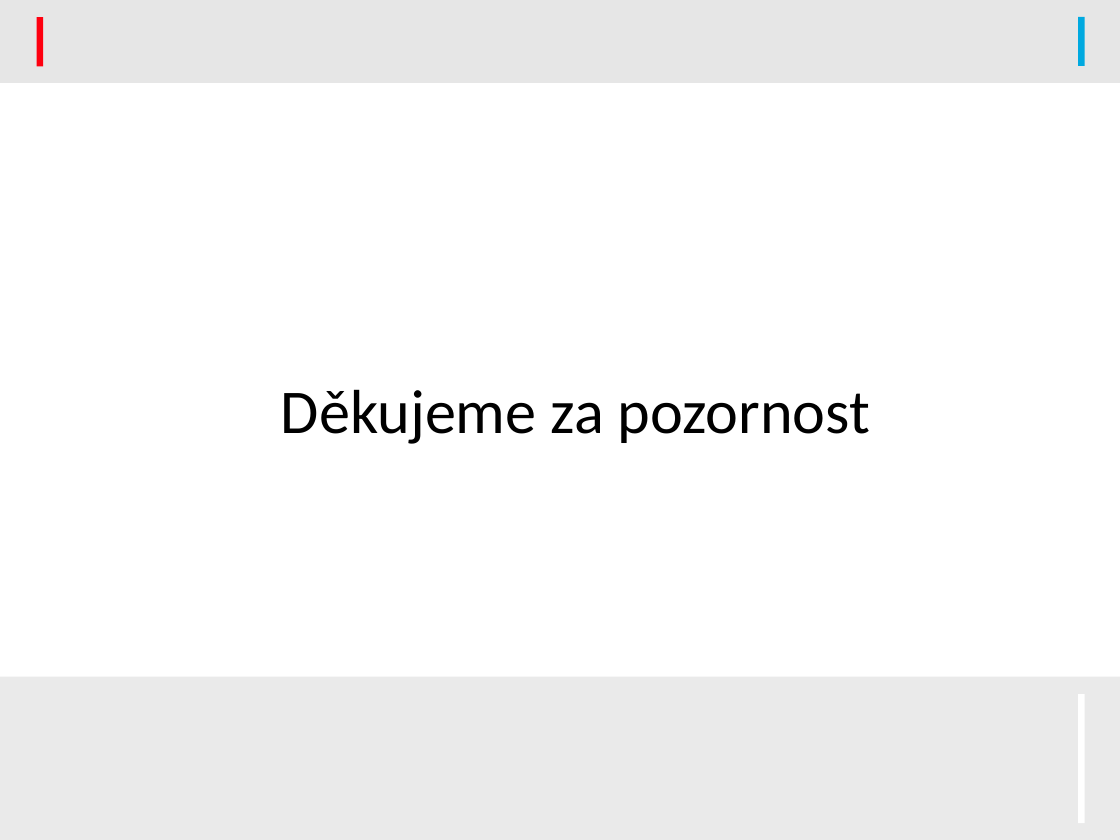
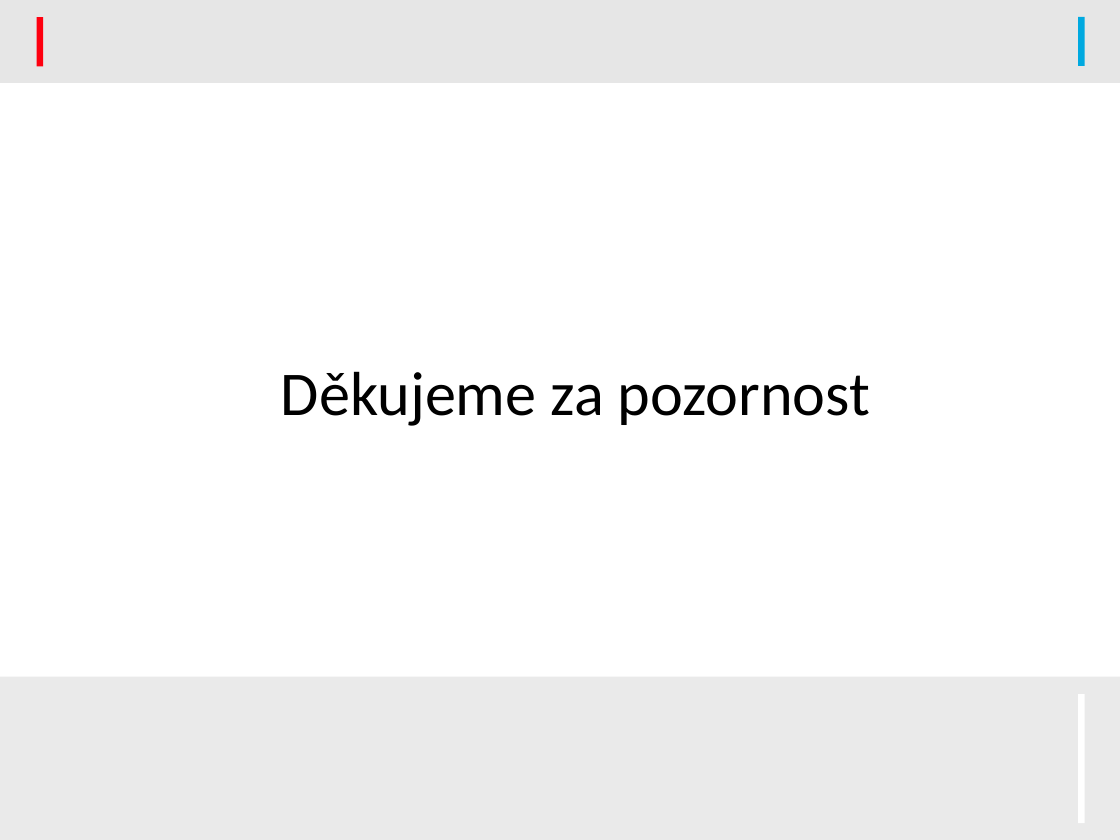
Before and after one commit to kysel/IFJ16, a slide deck: slide 13 of docs/prezentace.pptx (slide 14 before the commit). Drawn at 1120x840 pixels with LibreOffice and Linux fonts; fonts in the diff are those of the drawing; background and template pictures are left out. Boxes give left, top, right and bottom in pixels: in the first picture for what was removed or moved away, otherwise in the second. Text is boxed around its words. In the diff, an @@ line names an element or a change of style, - is before the commit and + after.

```diff
--- a/docs/prezentace.pptx
+++ b/docs/prezentace.pptx
@@ title "Děkujeme za pozornost" moved from (x1=281, y1=389, x2=870, y2=444) to (x1=281, y1=371, x2=870, y2=426) @@
```
Also in this commit, not shown: 10 other slides changed, 1 slide added, 2 slides removed, 1 other file.
